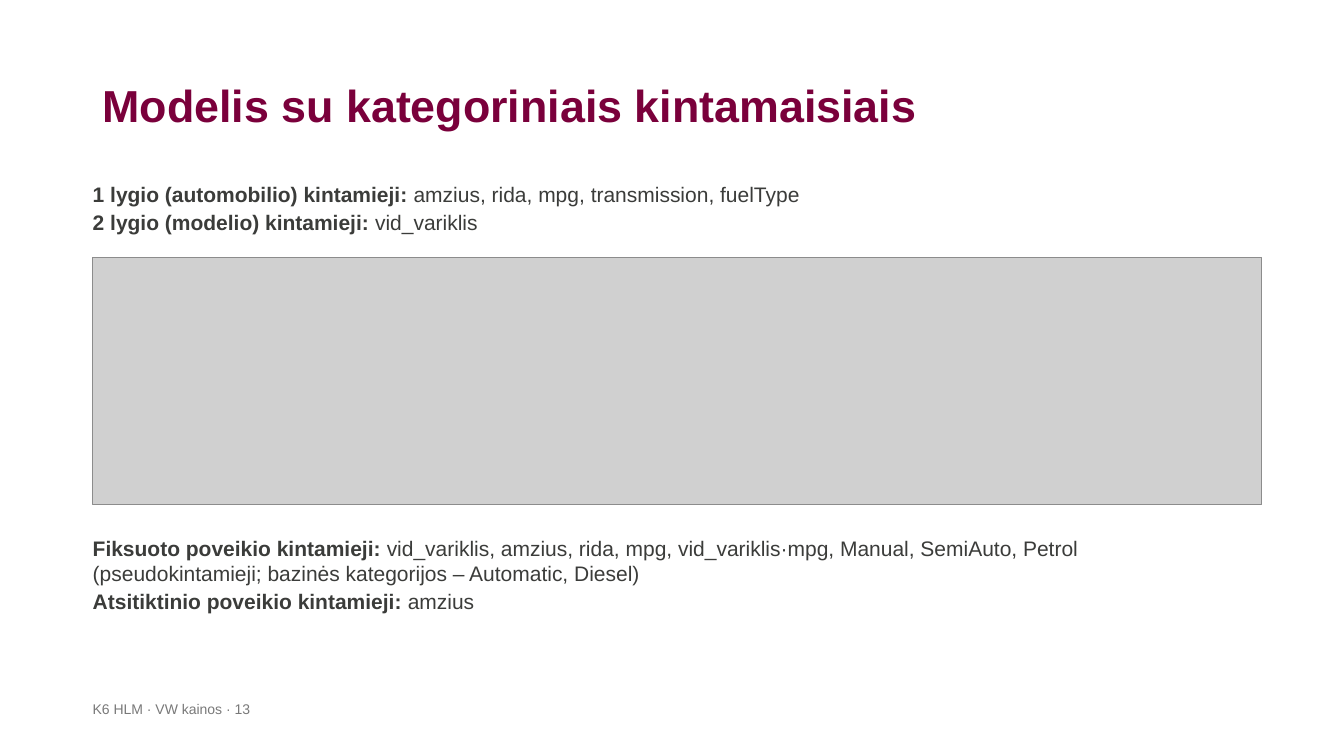
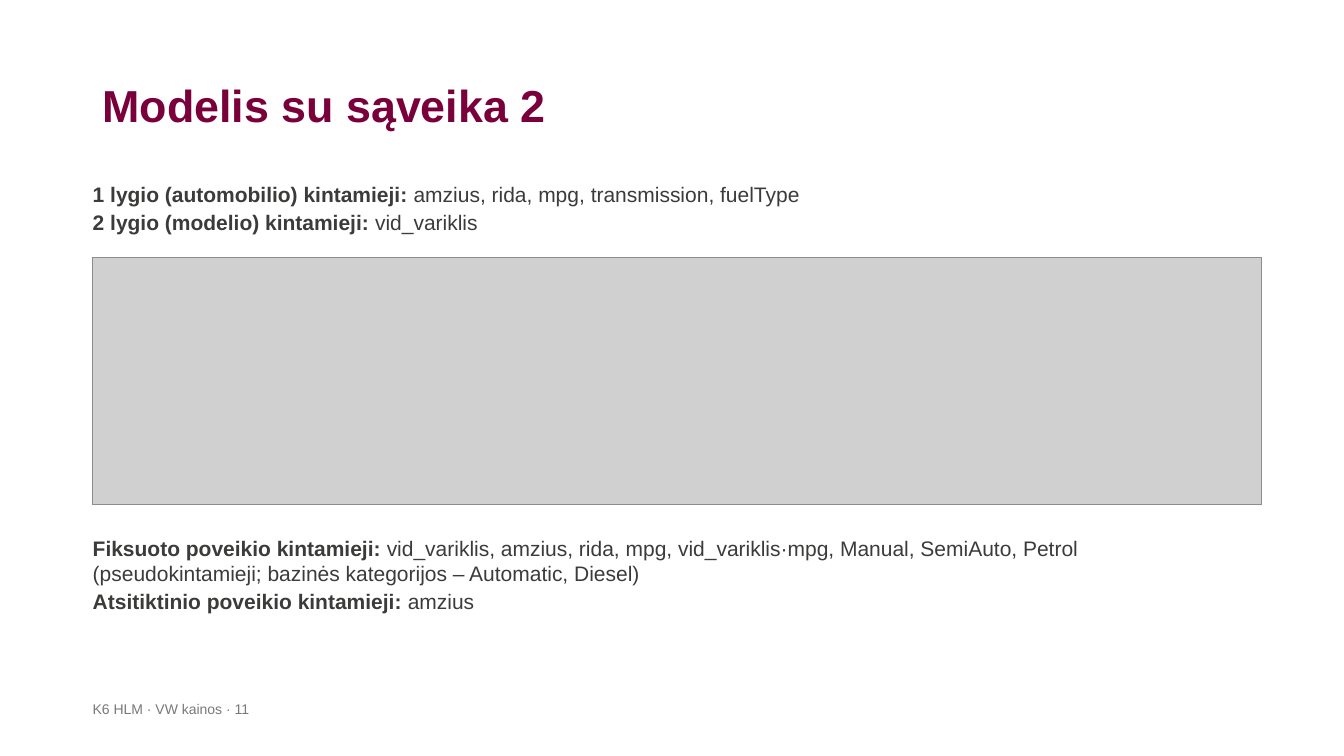
Before and after one commit to LidijaPu/K6, a slide deck: slide 11 of K6_HLM_VW_pristatymas-2.pptx (slide 13 before the commit). Drawn at 1344x756 pixels with LibreOffice and Linux fonts; fonts in the diff are those of the drawing; grey boxes stand for pictures; background and template pictures are left out. Boxes give left, top, right and bottom in pixels: in the first picture for what was removed or moved away, otherwise in the second. Text is boxed around its words. In the diff, an @@ line names an element or a change of style, - is before the commit and + after.

```diff
--- a/K6_HLM_VW_pristatymas-2.pptx
+++ b/K6_HLM_VW_pristatymas-2.pptx
@@ title at [102, 89, 545, 131]: text changed @@
-Modelis su kategoriniais kintamaisiais
+Modelis su sąveika 2
@@ text at [93, 704, 249, 714]: text changed @@
-K6 HLM · VW kainos · 13
+K6 HLM · VW kainos · 11
```
Also in this commit, not shown: 11 other slides changed, 2 slides removed, 4 other files.
